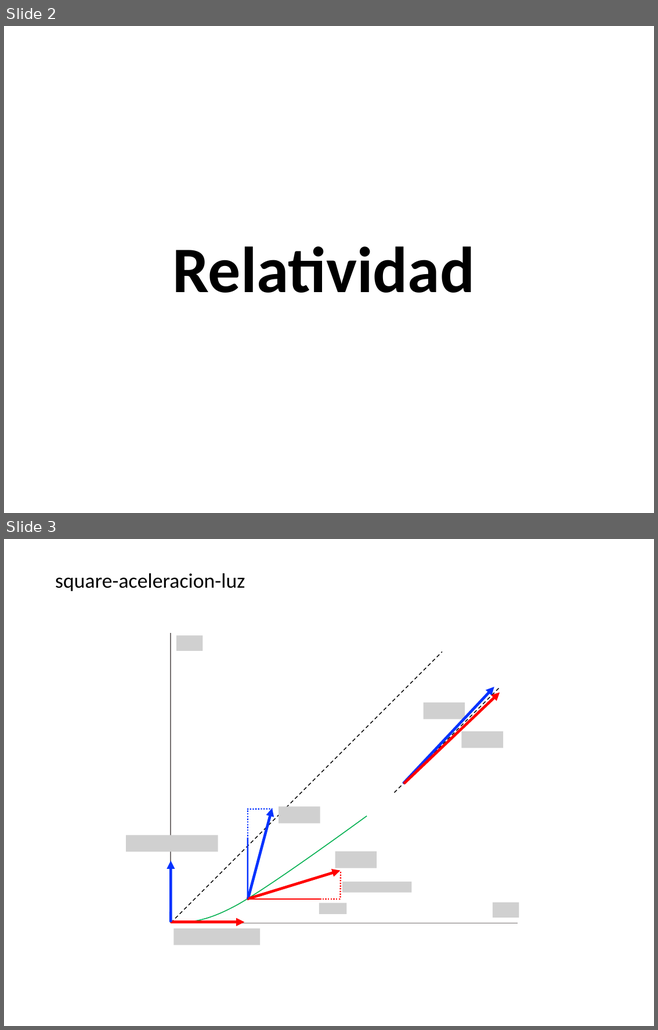
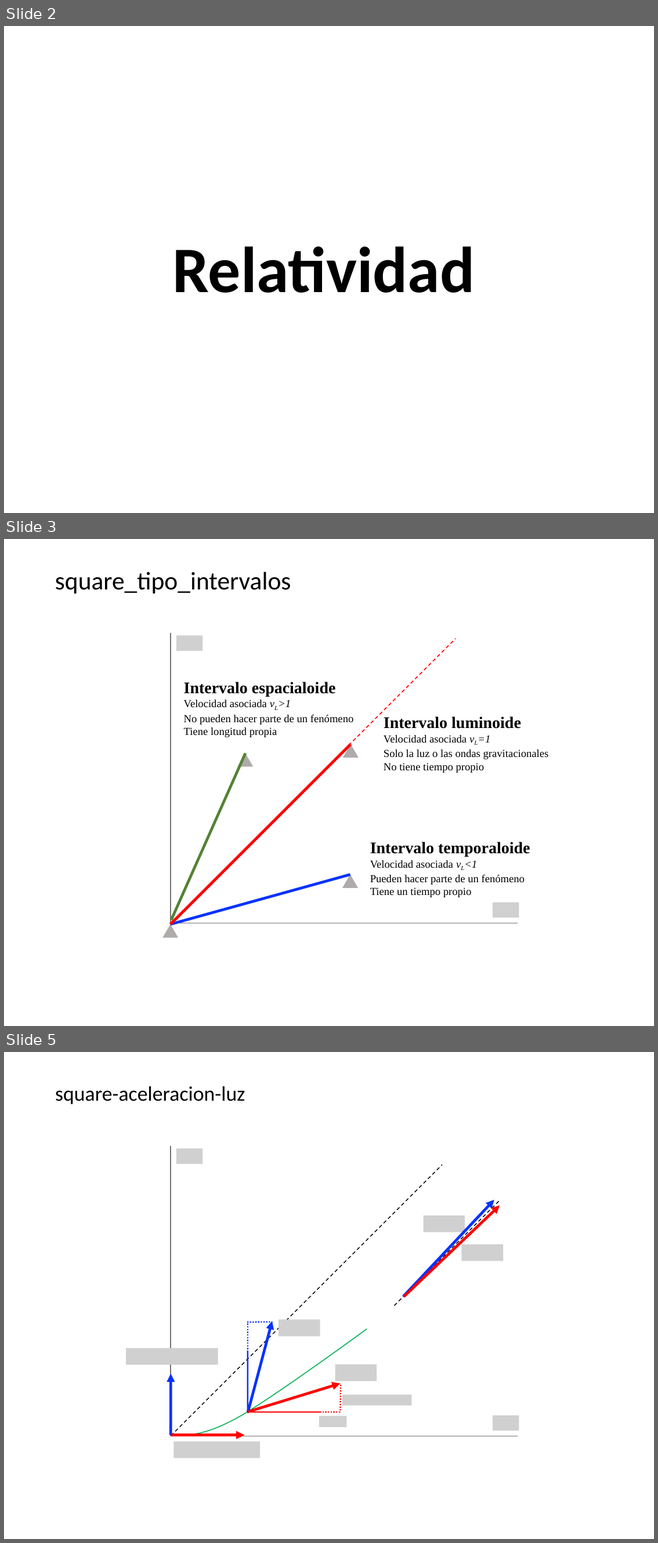
Before and after one commit to seap-udea/Relatividad-Zuluaga, a slide deck: figures/figures.pptx. Shown one above the other, each under a label of ours: slides 2 and 3 before the commit, slides 2, 3 and 5 after it; the slides between them are not shown. The pictures are 658x1030 and 658x1543 pixels, drawn with LibreOffice and Linux fonts; fonts in the diff are those of the drawing; grey boxes stand for pictures. Boxes give left, top, right and bottom in pixels: in the first picture for what was removed or moved away, otherwise in the second. Text is boxed around its words. In the diff, an @@ line names an element or a change of style, - is before the commit and + after.

```diff
--- a/figures/figures.pptx
+++ b/figures/figures.pptx
@@ slide 3 added at box(4, 539, 654, 1026), background #FFFFFF @@
@@ text added at box(55, 571, 291, 594), 28 pt, text #000000 @@
+square_tipo_intervalos
@@ group added at box(162, 633, 549, 938): 6 lines, 4 triangles, 3 texts, 2 pictures @@
+Intervalo temporaloide
+Velocidad asociada vL<1
+Pueden hacer parte de un fenómeno
+Tiene un tiempo propio
+Intervalo luminoide
+Velocidad asociada vL=1
+Solo la luz o las ondas gravitacionales
+No tiene tiempo propio
+Intervalo espacialoide
+Velocidad asociada vL>1
+No pueden hacer parte de un fenómeno
+Tiene longitud propia
@@ what was slide 3 is now slide 5 @@
```
Also in this commit, not shown: 1 other slide added, 13 other files.
